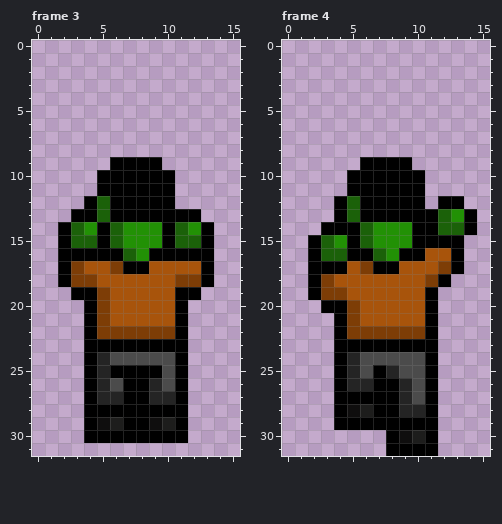
Edited in one commit: pixel-art file (Assets/Sprites/Enemies/rager/aseprite/rager-wall-crawl.aseprite). That is the earlier state.
16x32 pixels, 4 frames. Shown: frame 3, frame 4. The commit also changed other frames, which this record leaves out.
The result:
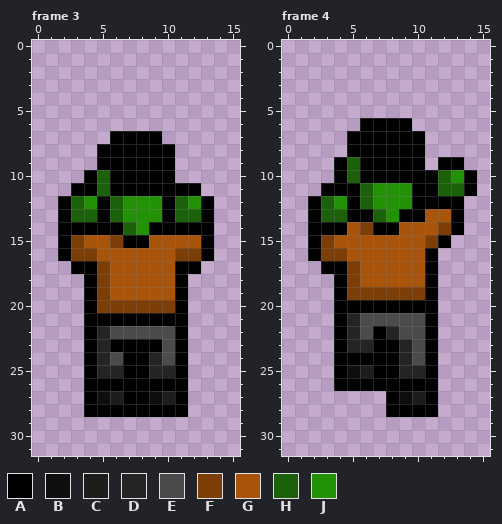
Palette (. is transparent): A #000000  B #0f0e0e  C #1d1d1c  D #242424  E #4b4b4b  F #7d3d06  G #a8540b  H #1b6109  J #229105
The exact change:
Changed rows in their new state; - is an unchanged pixel.
Frame 3:
first column x 2:
 7 ----AAAA----
 8 ---AAAAAA---
 9 ---A----A---
10 --AH--------
11 -AAH-----AA-
12 AHJAHJJJ-HJA
13 AHHAHJJJ-HHA
14 -AA-AH-A-AA-
15 -FGGFAAGGGG-
16 -FFGGGGGGFF-
17 .AAFGGG--AA.
18 ..AF-----A..
19 -.--------.-
20 ----FFFFF---
21 ---AAAAAA---
22 ---DEEEEE---
23 ---D----E---
24 -----AAD----
25 ----D--DD---
26 ---AA--AA---
27 ---BC--BC---
29 --........--
30 --........--
Frame 4:
first column x 2:
 6 ----AAAA-----
 7 ---AAAAAA----
 8 ---AAAAAA----
 9 --AH----A-AA-
10 --AH-----AHJA
11 -AA-HJJJ-AHHA
12 AHJAHJJJ-A---
13 AHHA-HJ--GGA.
14 A--GFAAGGGFA.
15 -FGGGGGGGF-.-
16 -FFGGGGGGA..-
17 .--FGGG--A..-
18 ..AF-----A.--
19 ..AFFFFFF----
20 -.-AAAAAA----
21 ---DEEEEE----
22 ---DEADEE----
23 ---DD--DE----
24 ---AAAAD-----
25 ---BC-ADD----
26 ---AA--AA----
27 --....-BC----
28 --....-AA----
29 --........---
30 ------....---
31 ------....---
Changed places in both pictures, as pixel boxes (x1, y1, x2, y2):
changed: (58, 131, 214, 443)
changed: (308, 118, 477, 456)
